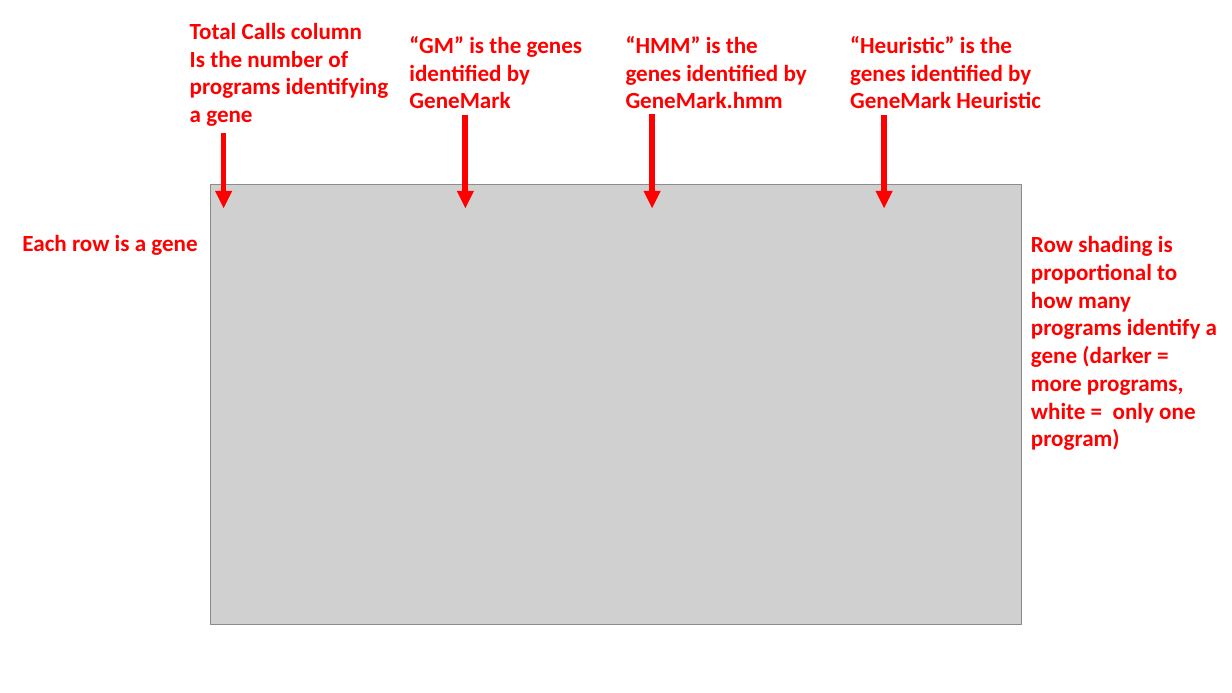
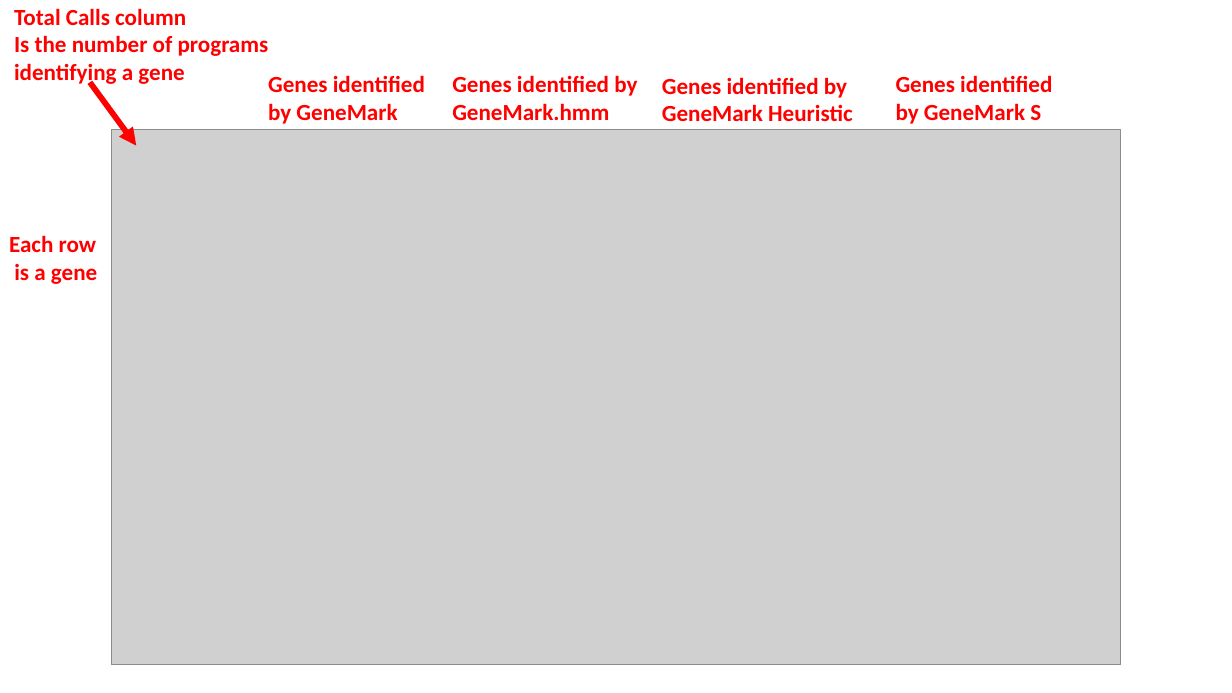
Before and after one commit to sarah-harris/PhageCommander, a slide deck: slide 6 of Phage Commander User Guide.pptx. Drawn at 1232x693 pixels with LibreOffice and Linux fonts; fonts in the diff are those of the drawing; grey boxes stand for pictures. Boxes give left, top, right and bottom in pixels: in the first picture for what was removed or moved away, otherwise in the second. Text is boxed around its words. In the diff, an @@ line names an element or a change of style, - is before the commit and + after.

```diff
--- a/Phage Commander User Guide.pptx
+++ b/Phage Commander User Guide.pptx
@@ text "Total Calls column" rewrapped from [190, 22, 389, 126] to [14, 8, 269, 87] @@
@@ arrow moved from (884, 115) - (884, 208) to (90, 82) - (136, 146) @@
@@ text at [268, 75, 425, 124]: text changed @@
-“GM” is the genes identified by GeneMark
+Genes identified by GeneMark
@@ text at [452, 75, 637, 120]: text changed @@
-“HMM” is the genes identified by GeneMark.hmm
+Genes identified by GeneMark.hmm
@@ text added at [662, 77, 853, 121], 18 pt, text #FF0000, bold @@
+Genes identified by GeneMark Heuristic
@@ text at [896, 75, 1052, 124]: text changed @@
-“Heuristic” is the genes identified by GeneMark Heuristic
+Genes identified
+by GeneMark S
@@ arrow removed from (466, 115) to (466, 208) @@
@@ arrow removed from (653, 114) to (653, 208) @@
@@ picture: place and size @@
-picture at [210, 185, 1022, 625]
+picture at [112, 129, 1120, 665]
@@ arrow removed from (224, 133) to (224, 208) @@
@@ text at [9, 235, 97, 284]: text changed @@
-Each row is a gene
+Each row
+is a gene
@@ text removed at [1031, 235, 1217, 450] @@
-Row shading is proportional to how many programs identify a gene (darker = more programs, white = only one program)
```
Also in this commit, not shown: 2 other slides changed, 2 slides added, 1 slide removed, 2 other files.
